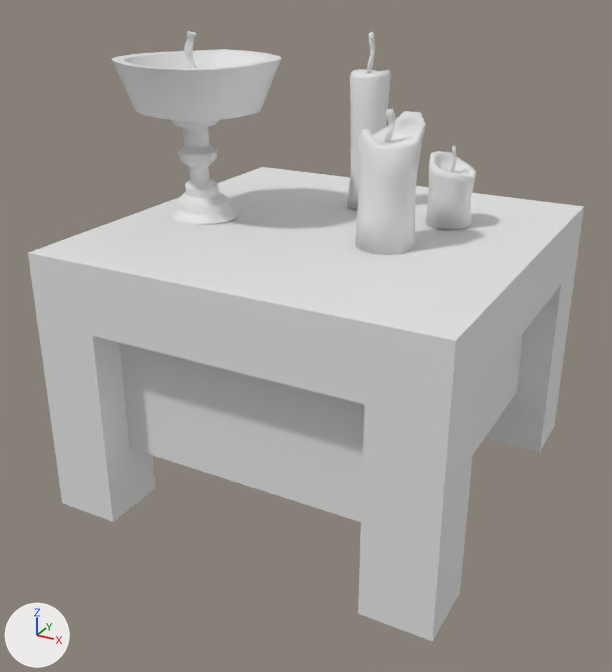
One commit to the FBX model Kits/SM_TableLow_a.fbx: the scene before it, then after it.
Camera for both pictures: a 50 mm camera at (0.312, -1.716, 0.943) aimed at (-0.392, -0.436, 0.303). The axes (+X, +Y, +Z) are drawn at lower left. The lights are the same throughout. The first picture is the older version. Where no turn or scale is listed for an object, it has been applied to the vertices.

Names of what the first picture shows: 'Candle2_a', 'Candle3_a', 'Candle_a', 'TableLow_a', 'lamp_a'.
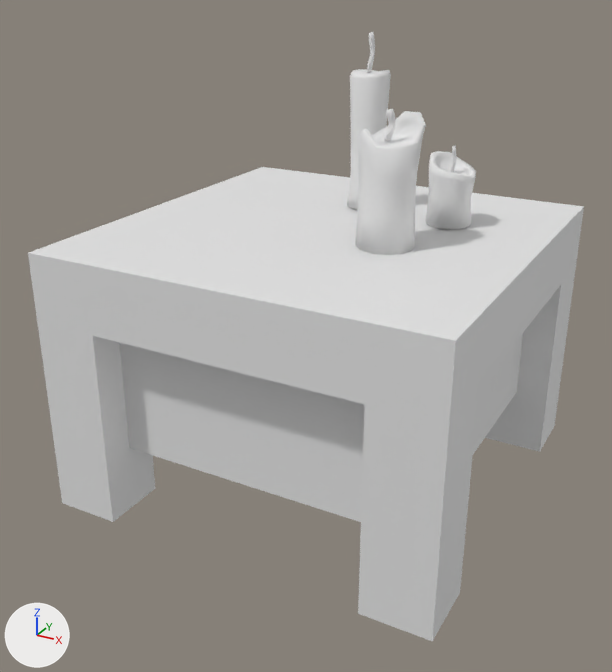
Pixel boxes (x1, y1, x2, y2) of what changed, in the pictures (612 x 672 px):
'lamp_a', deleted: before (112, 31, 282, 224)

What the commit changed:
Object 'lamp_a' (ob_lamp_a) is deleted.
